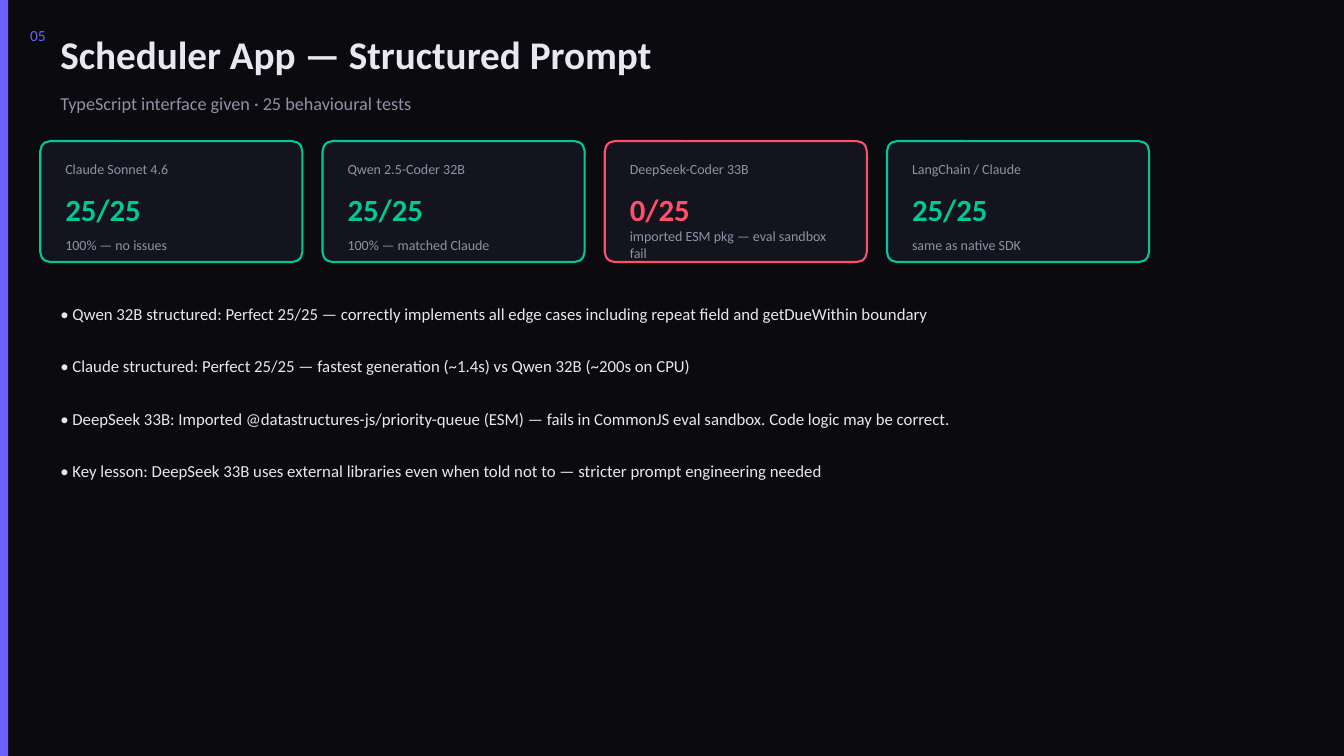
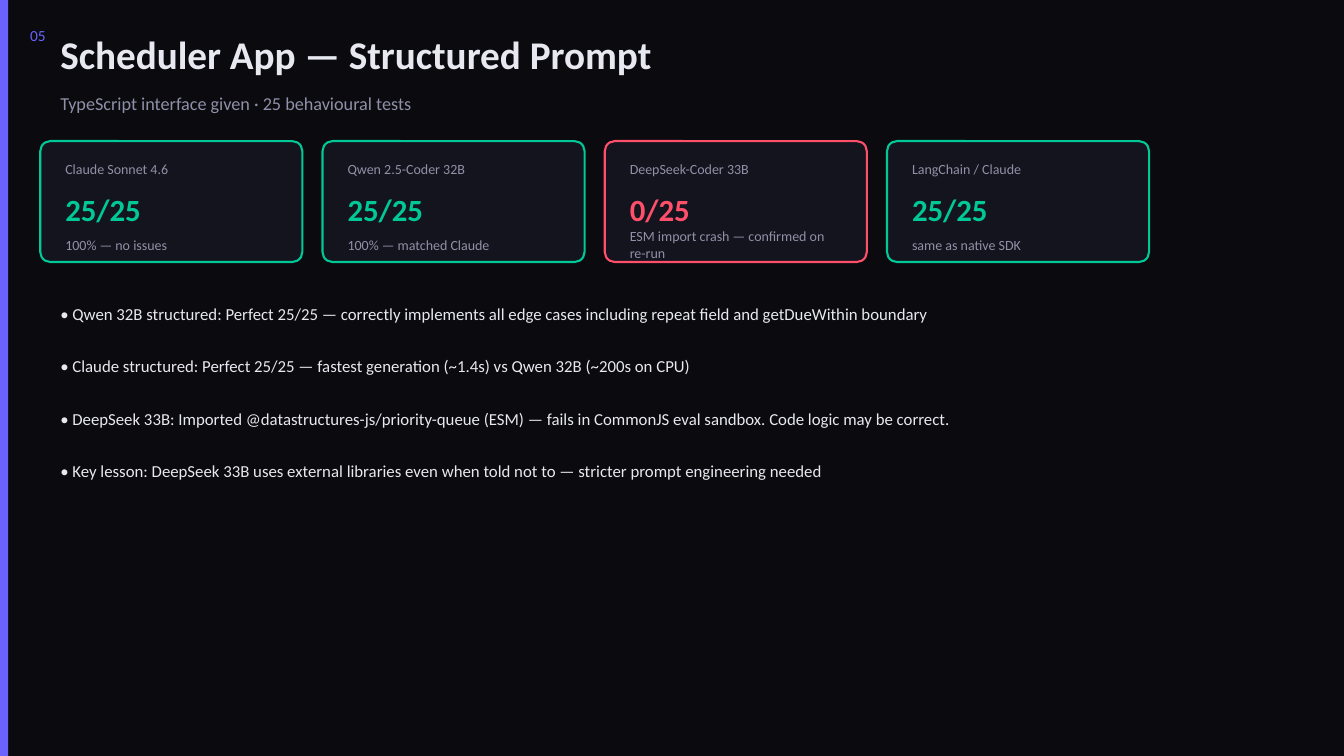
Before and after one commit to dhir-man/Claude-Trading-Bot, a slide deck: slide 5 of LLM-Coding-Eval-Report.pptx. Drawn at 1344x756 pixels with LibreOffice and Linux fonts; fonts in the diff are those of the drawing. Boxes give left, top, right and bottom in pixels: in the first picture for what was removed or moved away, otherwise in the second. Text is boxed around its words. In the diff, an @@ line names an element or a change of style, - is before the commit and + after.

```diff
--- a/LLM-Coding-Eval-Report.pptx
+++ b/LLM-Coding-Eval-Report.pptx
@@ text at [630,231,825,262]: text changed @@
-imported ESM pkg — eval sandbox fail
+ESM import crash — confirmed on re-run
```
Also in this commit, not shown: 5 other slides changed, 1 slide added, 3 other files.
